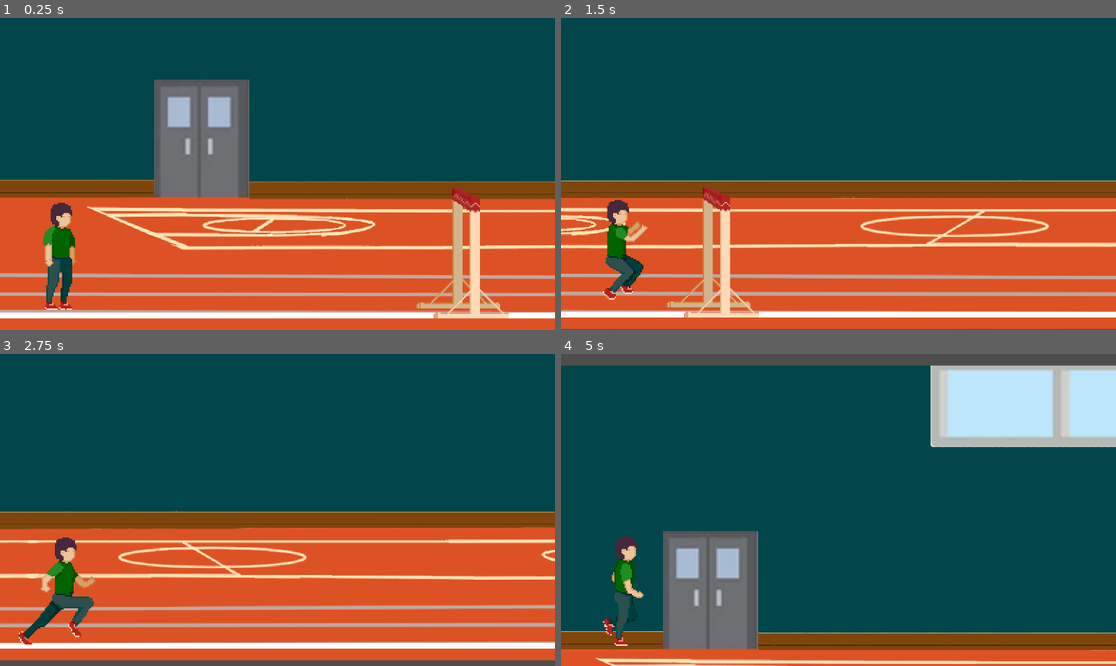
Above: before the commit, frames 1-4 (two rows, left to right).
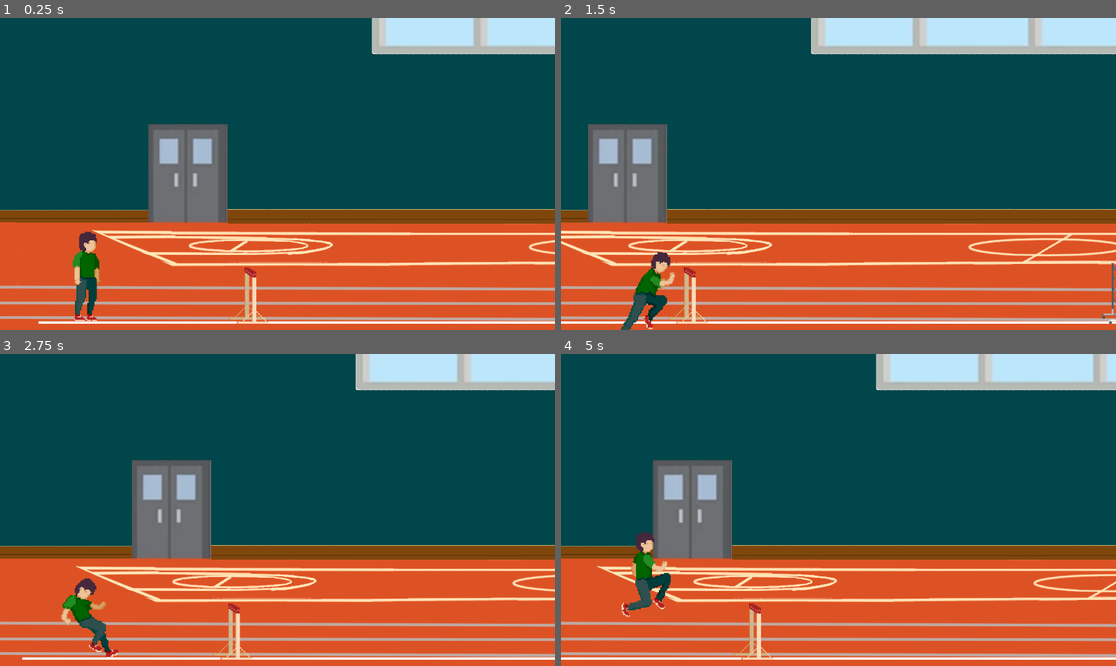
Above: after the commit, the same moments.

Repository: Warreign/fallen-champion
Game: Godot game, scene res://Scenes/game_scene.tscn
Two runs of this game, one before a commit and one after it. Both use one fixed random seed, a clock stepped at 60 frames per second and the inputs below.
Inputs (mouse positions are in pixels of both pictures, inside the frame that each line leads up to):
- Up to frame 1 (0.25 s): no input
- Up to frame 2 (1.5 s): tap Enter at 0.5 s; move the mouse to (960, 158) at 0.52 s; hold F (_regenerate_obstacles) 0.53-1.28 s; tap Space (jump) at 0.77, 1.07 s; tap S (slide) at 0.8, 1.35 s; move the mouse to (727, 189) at 1.27 s
- Up to frame 3 (2.75 s): tap Space (jump) at 1.52, 1.82 s; tap G (_die, bound only after the commit) at 1.55 s; move the mouse to (333, 441) at 2.02 s; hold G (_die, bound only after the commit) from 2.03 s (still down); tap T (_hit, bound only after the commit) at 2.3 s
- Up to frame 4 (5 s): move the mouse to (810, 572) at 2.77 s; release G (_die, bound only after the commit) at 2.78 s; tap T (_hit, bound only after the commit) at 2.85 s; tap Space (jump) at 3.02, 3.05, 3.32, 4.52, 4.82 s; move the mouse to (1005, 556) at 3.52 s; hold Space (jump) 3.53-4.28 s; tap F (_regenerate_obstacles) at 3.8, 4.35 s; move the mouse to (672, 463) at 4.27 s; tap S (slide) at 4.55 s

The runs differ from the first frame. In frame 1, 37% of the frame differs, in the area x 0-100%, y 0-98%; in frame 2, 39%; in frame 3, 37%; in frame 4, 53%, in the area x 0-100%, y 0-100%.

Commit message:
movement

Diff:
--- a/Objects/obstacle.gd
+++ b/Objects/obstacle.gd
@@ -28,6 +28,11 @@
 
 	collider_shape.size.y = COLLIDER_BASE_HEIGHT * height_scale
 
+func _on_body_entered(body: Node) -> void:
+	if body is Player:
+		(body as Player).hit(position.x)
+		print("Player hit")
+
 func _input(event: InputEvent) -> void:
 	if (event is InputEventKey) && !event.is_echo():
 		var key_event = event as InputEventKey
--- a/Objects/obstacle.tscn
+++ b/Objects/obstacle.tscn
@@ -6,7 +6,7 @@
 [sub_resource type="RectangleShape2D" id="RectangleShape2D_2p81s"]
 size = Vector2(19, 89.75)
 
-[node name="Area2D" type="Area2D"]
+[node name="Obstacle" type="Area2D"]
 script = ExtResource("1_2p81s")
 
 [node name="NinePatchRect" type="NinePatchRect" parent="."]
@@ -32,3 +32,5 @@
 [node name="CollisionShape2D" type="CollisionShape2D" parent="."]
 position = Vector2(2.5, -45.125)
 shape = SubResource("RectangleShape2D_2p81s")
+
+[connection signal="body_entered" from="." to="." method="_on_body_entered"]
--- a/Resources/player_animation.tres
+++ b/Resources/player_animation.tres
@@ -1,40 +1,90 @@
-[gd_resource type="SpriteFrames" load_steps=24 format=3 uid="uid://dyvvekwca6b61"]
+[gd_resource type="SpriteFrames" load_steps=38 format=3 uid="uid://dyvvekwca6b61"]
 
 [ext_resource type="Texture2D" uid="uid://c85ec7nb1b06v" path="res://Sprites/player_idle.png" id="1_874bh"]
 [ext_resource type="Texture2D" uid="uid://5e351h2p2274" path="res://Sprites/run1.png" id="1_dbcle"]
-[ext_resource type="Texture2D" uid="uid://bbxoot6hsltjn" path="res://Sprites/full jump.png" id="2_6nft1"]
-[ext_resource type="Texture2D" uid="uid://bmxfg7fnrkj2j" path="res://Sprites/slide.png" id="4_575c0"]
+[ext_resource type="Texture2D" uid="uid://btf170lmlgiro" path="res://Sprites/slime.png" id="1_yml24"]
+[ext_resource type="Texture2D" uid="uid://dvfoswdbi2b7l" path="res://Sprites/hit_fix.png" id="2_r63yl"]
+[ext_resource type="Texture2D" uid="uid://cybcodlullmmk" path="res://Sprites/slide_fixed.png" id="4_575c0"]
+[ext_resource type="Texture2D" uid="uid://c2tjktx3x3qdq" path="res://Sprites/jump_fix.png" id="4_r63yl"]
+
+[sub_resource type="AtlasTexture" id="AtlasTexture_7ow7k"]
+atlas = ExtResource("1_yml24")
+region = Rect2(0, 0, 74, 74)
+
+[sub_resource type="AtlasTexture" id="AtlasTexture_7dwl4"]
+atlas = ExtResource("1_yml24")
+region = Rect2(74, 0, 74, 74)
+
+[sub_resource type="AtlasTexture" id="AtlasTexture_nd2j8"]
+atlas = ExtResource("1_yml24")
+region = Rect2(148, 0, 74, 74)
+
+[sub_resource type="AtlasTexture" id="AtlasTexture_byvh4"]
+atlas = ExtResource("1_yml24")
+region = Rect2(222, 0, 74, 74)
+
+[sub_resource type="AtlasTexture" id="AtlasTexture_tx17p"]
+atlas = ExtResource("1_yml24")
+region = Rect2(296, 0, 74, 74)
+
+[sub_resource type="AtlasTexture" id="AtlasTexture_lq7mn"]
+atlas = ExtResource("1_yml24")
+region = Rect2(370, 0, 74, 74)
+
+[sub_resource type="AtlasTexture" id="AtlasTexture_xjfk0"]
+atlas = ExtResource("1_yml24")
+region = Rect2(444, 0, 74, 74)
+
+[sub_resource type="AtlasTexture" id="AtlasTexture_bfb8x"]
+atlas = ExtResource("2_r63yl")
+region = Rect2(0, 0, 65, 75)
+
+[sub_resource type="AtlasTexture" id="AtlasTexture_7ixha"]
+atlas = ExtResource("2_r63yl")
+region = Rect2(65, 0, 65, 75)
+
+[sub_resource type="AtlasTexture" id="AtlasTexture_5l812"]
+atlas = ExtResource("2_r63yl")
+region = Rect2(130, 0, 65, 75)
+
+[sub_resource type="AtlasTexture" id="AtlasTexture_63e87"]
+atlas = ExtResource("2_r63yl")
+region = Rect2(195, 0, 65, 75)
+
+[sub_resource type="AtlasTexture" id="AtlasTexture_y0v1i"]
+atlas = ExtResource("2_r63yl")
+region = Rect2(260, 0, 65, 75)
 
 [sub_resource type="AtlasTexture" id="AtlasTexture_ivme1"]
-atlas = ExtResource("2_6nft1")
+atlas = ExtResource("4_r63yl")
 region = Rect2(0, 0, 54, 76)
 
 [sub_resource type="AtlasTexture" id="AtlasTexture_o0nol"]
-atlas = ExtResource("2_6nft1")
+atlas = ExtResource("4_r63yl")
 region = Rect2(54, 0, 54, 76)
 
 [sub_resource type="AtlasTexture" id="AtlasTexture_hh7tp"]
-atlas = ExtResource("2_6nft1")
+atlas = ExtResource("4_r63yl")
 region = Rect2(108, 0, 54, 76)
 
 [sub_resource type="AtlasTexture" id="AtlasTexture_0vrwn"]
-atlas = ExtResource("2_6nft1")
+atlas = ExtResource("4_r63yl")
 region = Rect2(162, 0, 54, 76)
 
 [sub_resource type="AtlasTexture" id="AtlasTexture_luxjq"]
-atlas = ExtResource("2_6nft1")
+atlas = ExtResource("4_r63yl")
 region = Rect2(216, 0, 54, 76)
 
 [sub_resource type="AtlasTexture" id="AtlasTexture_bi3ck"]
-atlas = ExtResource("2_6nft1")
+atlas = ExtResource("4_r63yl")
 region = Rect2(270, 0, 54, 76)
 
 [sub_resource type="AtlasTexture" id="AtlasTexture_yovi2"]
-atlas = ExtResource("2_6nft1")
+atlas = ExtResource("4_r63yl")
 region = Rect2(324, 0, 54, 76)
 
 [sub_resource type="AtlasTexture" id="AtlasTexture_4eql8"]
-atlas = ExtResource("2_6nft1")
+atlas = ExtResource("4_r63yl")
 region = Rect2(378, 0, 54, 76)
 
 [sub_resource type="AtlasTexture" id="AtlasTexture_874bh"]
@@ -85,6 +135,52 @@
 animations = [{
 "frames": [{
 "duration": 1.0,
+"texture": SubResource("AtlasTexture_7ow7k")
+}, {
+"duration": 1.0,
+"texture": SubResource("AtlasTexture_7dwl4")
+}, {
+"duration": 1.0,
+"texture": SubResource("AtlasTexture_nd2j8")
+}, {
+"duration": 1.0,
+"texture": SubResource("AtlasTexture_byvh4")
+}, {
+"duration": 1.0,
+"texture": SubResource("AtlasTexture_tx17p")
+}, {
+"duration": 1.0,
+"texture": SubResource("AtlasTexture_lq7mn")
+}, {
+"duration": 1.0,
+"texture": SubResource("AtlasTexture_xjfk0")
+}],
+"loop": false,
+"name": &"die",
+"speed": 5.0
+}, {
+"frames": [{
+"duration": 1.0,
+"texture": SubResource("AtlasTexture_bfb8x")
+}, {
+"duration": 1.0,
+"texture": SubResource("AtlasTexture_7ixha")
+}, {
+"duration": 1.0,
+"texture": SubResource("AtlasTexture_5l812")
+}, {
+"duration": 1.0,
+"texture": SubResource("AtlasTexture_63e87")
+}, {
+"duration": 1.0,
+"texture": SubResource("AtlasTexture_y0v1i")
+}],
+"loop": false,
+"name": &"hit",
+"speed": 5.0
+}, {
+"frames": [{
+"duration": 1.0,
 "texture": ExtResource("1_874bh")
 }],
 "loop": true,
@@ -116,9 +212,9 @@
 "duration": 1.0,
 "texture": SubResource("AtlasTexture_4eql8")
 }],
-"loop": true,
+"loop": false,
 "name": &"jump",
-"speed": 5.0
+"speed": 7.0
 }, {
 "frames": [{
 "duration": 1.0,
--- a/Scenes/Player.tscn
+++ b/Scenes/Player.tscn
@@ -11,10 +11,7 @@
 script = ExtResource("1_v0iea")
 
 [node name="SlideTimer" type="Timer" parent="."]
-
-[node name="Camera2D" type="Camera2D" parent="."]
-position = Vector2(152, -56)
-zoom = Vector2(3, 3)
+one_shot = true
 
 [node name="Colca" type="CollisionShape2D" parent="."]
 position = Vector2(2, 0)
@@ -23,7 +20,17 @@
 [node name="AnimatedSprite" type="AnimatedSprite2D" parent="."]
 texture_filter = 1
 sprite_frames = ExtResource("2_kyqiw")
-animation = &"slide"
+animation = &"idle"
 autoplay = "idle"
 
+[node name="DieTimer" type="Timer" parent="."]
+one_shot = true
+
+[node name="HitTimer" type="Timer" parent="."]
+one_shot = true
+
+[node name="RemoteTransform2D" type="RemoteTransform2D" parent="."]
+
 [connection signal="timeout" from="SlideTimer" to="." method="_on_slide_timer_timeout"]
+[connection signal="timeout" from="DieTimer" to="." method="_on_die_timer_timeout"]
+[connection signal="timeout" from="HitTimer" to="." method="_on_hit_timer_timeout"]
--- a/Scenes/game_scene.tscn
+++ b/Scenes/game_scene.tscn
@@ -1,30 +1,48 @@
-[gd_scene load_steps=5 format=3 uid="uid://daxtebvligaff"]
+[gd_scene load_steps=5 format=3 uid="uid://c2ikv7lfbgvcw"]
 
 [ext_resource type="Script" uid="uid://bdflb3h8il1is" path="res://Scripts/game_controller.gd" id="1_x87qo"]
-[ext_resource type="Texture2D" uid="uid://5y800xddxrgm" path="res://Sprites/Placeholder/background.png" id="2_b6fju"]
-[ext_resource type="PackedScene" uid="uid://g1bw1hw50xsn" path="res://Scenes/obstacle_section.tscn" id="3_fiftr"]
+[ext_resource type="Texture2D" uid="uid://dl661vkd7mhqu" path="res://Sprites/background_fix.png" id="2_fiftr"]
+[ext_resource type="PackedScene" uid="uid://cngshysy2n2f3" path="res://Scenes/obstacle_section.tscn" id="3_fiftr"]
 [ext_resource type="PackedScene" uid="uid://duv3je0tdmyqo" path="res://Scenes/Player.tscn" id="4_1ixah"]
 
 [node name="GameScene" type="Node2D"]
 script = ExtResource("1_x87qo")
 
 [node name="Background" type="Node2D" parent="."]
-position = Vector2(-908, 192)
-scale = Vector2(0.4, 0.4)
+position = Vector2(1484, -56)
 
 [node name="Gym" type="Parallax2D" parent="Background"]
 texture_filter = 1
-scroll_offset = Vector2(3072, 0)
+scale = Vector2(1.00051, 1)
 repeat_size = Vector2(3072, 0)
 repeat_times = 3
 
 [node name="Gym" type="Sprite2D" parent="Background/Gym"]
 texture_filter = 1
 texture_repeat = 3
-texture = ExtResource("2_b6fju")
+texture = ExtResource("2_fiftr")
 
 [node name="ObstacleSection" parent="." instance=ExtResource("3_fiftr")]
-position = Vector2(-1536, 324)
+position = Vector2(-8, 280)
+scale = Vector2(1.3, 1.3)
 
 [node name="Player" parent="." instance=ExtResource("4_1ixah")]
-position = Vector2(-1480, 284)
+position = Vector2(88, 184)
+scale = Vector2(2.5, 2.5)
+SPEED = 500.0
+
+[node name="RemoteTransform2D" parent="Player" index="5"]
+remote_path = NodePath("../../Camera2D")
+
+[node name="Camera2D" type="Camera2D" parent="."]
+texture_filter = 2
+position = Vector2(88, 184)
+scale = Vector2(2.5, 2.5)
+offset = Vector2(400, -200)
+limit_top = -150
+limit_bottom = 0
+drag_vertical_enabled = true
+drag_top_margin = 0.4
+drag_bottom_margin = 0.05
+
+[editable path="Player"]
--- a/Scenes/obstacle_section.gd
+++ b/Scenes/obstacle_section.gd
@@ -8,32 +8,28 @@
 	HARD
 }
 
-@export var obstacles: Array[PackedScene]
+@export var obstacle_scenes: Array[PackedScene]
+var obstacle_instances: Array[Obstacle] = []
 
 @export var DIFFICULTY : Difficulty
 
-@export var OBSTACLE_COUNT: int = 5
+@export var OBSTACLE_COUNT: int = 10
 @export var SECTION_WIDTH: float = 2000.0
 
 # @onready var floor_collider_shape: WorldBoundaryShape2D = $Floor/CollisionShape2D.shape
 @onready var FLOOR_HEIGHT: float = $Floor/CollisionShape2D.shape.distance
 
-func generate_obstacles( ):
-	# This function will be called to generate obstacles based on the difficulty level.
-	# for i in range(OBSTACLE_COUNT):
-		# var obstacle = obstacles[DIFFICULTY].instance()
+func generate_start(player_pos: float):
+	return 0
 
-		# var obstacle = obstacles[randi() % obstacles.size()].instantiate()
-		# add_child(obstacle)
-		# obstacle.position.x = randf_range(0, SECTION_WIDTH)
-		# obstacle.position.y = floor_height
-		# obstacle.scale = Vector2(1, 1)
-		# obstacle.connect("body_entered", self, "_on_obstacle_body_entered")
-		# obstacle.connect("body_exited", self, "_on_obstacle_body_exited")
+func update_obstacles(left : float, right: float) -> void:
+	for obs in obstacle_instances:
+		if obs.position.x < left:
+			obs.que
 	pass
 
 func _input(event: InputEvent) -> void:
 	if event.is_action_pressed("_regenerate_obstacles"):
-		generate_obstacles()
-		print("Regenerating obstacles")
+		# generate_obstacles()
+		print("Regenerating obstacle_scenes")
 		pass
--- a/Scenes/obstacle_section.tscn
+++ b/Scenes/obstacle_section.tscn
@@ -8,10 +8,9 @@
 
 [node name="ObstacleSection" type="Node2D"]
 script = ExtResource("1_tycbi")
-obstacles = Array[PackedScene]([ExtResource("3_3v0ac"), ExtResource("3_rucf3")])
 
 [node name="DebugLine" type="ColorRect" parent="."]
-offset_right = 2000.0
+offset_right = 3000.0
 offset_bottom = 4.0
 
 [node name="Floor" type="StaticBody2D" parent="."]
@@ -21,3 +20,12 @@
 
 [node name="RedObstacle" parent="." instance=ExtResource("3_3v0ac")]
 position = Vector2(336, 4)
+
+[node name="MetalObstacle" parent="." instance=ExtResource("3_rucf3")]
+position = Vector2(1020, 4)
+
+[node name="MetalObstacle2" parent="." instance=ExtResource("3_rucf3")]
+position = Vector2(1540, 4)
+
+[node name="MetalObstacle3" parent="." instance=ExtResource("3_rucf3")]
+position = Vector2(2056, 4)
--- a/Scripts/game_controller.gd
+++ b/Scripts/game_controller.gd
@@ -3,8 +3,15 @@
 extends Node2D
 
 func generate_obstacles() -> void:
-    $Player.get_viewport_rect()
-    return
+	return
 
 func _process(delta: float) -> void:
-    pass
+	# print($Player.get_viewport_size())
+	# print($Player.get_viewport_rect())
+	# print($Player.position)
+
+	# print(str($Player.get_viewport_edge_left()) + " | " + str($Player.position.x) + " | " + str($Player/Camera2D.get_screen_center_position().x) + " | " + str($Player/Camera2D.get_global_mouse_position().x) + " | " + str($Player.get_viewport_edge_right()))
+	pass
+
+func _physics_process(delta: float) -> void:
+	pass
--- a/Scripts/player.gd
+++ b/Scripts/player.gd
@@ -3,10 +3,17 @@
 extends CharacterBody2D
 
 @export var SPEED = 300.0
-@export var JUMP_VELOCITY = -400.0
+@export var JUMP_VELOCITY = -600.0
 @export var SCALE_SPEED = 3.0
+
+var direction := 1
+
 @export var is_running = false
-var shrank = false
+var is_shrank := false
+var is_dying := false
+var is_midair := false
+var is_falling := false
+var is_jumping := false
 
 var original_height
 var target_height
@@ -18,59 +25,110 @@
 @onready var animated_sprite: AnimatedSprite2D = $AnimatedSprite
 @onready var shape: CapsuleShape2D = $Colca.shape
 
+func get_viewport_edge_left():
+	return $Camera2D.get_screen_center_position().x - ($Camera2D.get_viewport_rect().size.x / $Camera2D.get_zoom().x ) / 2
+
+func get_viewport_edge_right():
+	return $Camera2D.get_screen_center_position().x + $Camera2D.get_viewport_rect().size.x / $Camera2D.get_zoom().x / 2
+
+func hit(position_x: float):
+	is_falling = true
+	direction = -1
+	animated_sprite.play("hit")
+	$HitTimer.start()
+	print("Hit obstacle")
+
+func die():
+	animated_sprite.play("die")
+	is_dying = true
+	$DieTimer.start()
 
 func _ready() -> void:
 	original_scale = $Colca.scale
 	target_scale = Vector2(original_scale.x, original_scale.y / 2)
 	original_height = shape.height
-	target_height = original_height
+	target_height = original_height / 2
 	animated_sprite.play("idle")
 
+func _process(delta: float) -> void:
+	# print(get_gravity())
+	pass
 
 func _physics_process(delta: float) -> void:
 	# Add the gravity.
+
 	if not is_on_floor():
-		velocity += get_gravity() * delta * (2 if shrank else 1)
+		velocity += get_gravity() * delta * (2 if is_shrank else 1)
 
-	if shrank:
+	if is_shrank:
 		# $Colca.scale = $Colca.scale.lerp(target_scale, SCALE_SPEED*delta)
 		shape.height = lerp(shape.height, target_height, SCALE_SPEED * delta)
 		# shape.height = $Colca.scale.y * 2
 
+	if is_dying or is_falling:
+		curr_speed = lerp(curr_speed, 0.0, SCALE_SPEED * delta)
+
 	# Get the input direction and handle the movement/deceleration.
 	# As good practice, you should replace UI actions with custom gameplay actions.
-	var direction := 1
-	if direction:
-		velocity.x = direction * curr_speed
-	# else:
-	# 	velocity.x = move_toward(velocity.x, 0, curr_speed)
+	velocity.x = direction * curr_speed
 
 	if is_running:
 		move_and_slide()
 
+	if is_on_floor():
+		if is_midair:
+			print("landed")
+			animated_sprite.play("running")
+		is_midair = false
+
+
+func _on_die_timer_timeout() -> void:
+	is_running = false
+	is_dying = false
 
 func _on_slide_timer_timeout() -> void:
-	shrank = false
+	is_shrank = false
 	# $Colca.scale = original_scale
 	shape.height = original_height
 	curr_speed = SPEED
 	animated_sprite.play("running")
 
+func _on_hit_timer_timeout() -> void:
+	direction = 1;
+	animated_sprite.play("idle")
+	is_running = false
+	is_falling = false;
+	print("Fell")
 
 func _input(event: InputEvent) -> void:
-	if !is_running && event.is_action_pressed("run"):
+	if !is_running and event.is_action_pressed("run"):
+		curr_speed = SPEED
 		animated_sprite.play("running")
 		is_running = true
 
 
-	if event.is_action_pressed("slide") and is_on_floor() and not shrank:
+	if is_running and event.is_action_pressed("slide") and is_on_floor() and not is_shrank:
 		# curr_speed = SPEED * 1.5
-		shrank = true
+		is_shrank = true
 		$SlideTimer.start()
 		animated_sprite.play("slide")
 		# original_scale = scale
 
 	# Handle jump.
-	if event.is_action_pressed("jump") and is_on_floor():
-		animated_sprite.play("jump")
-		velocity.y = JUMP_VELOCITY
+	if event.is_action_pressed("jump"):
+		is_jumping = true
+		if is_running and is_on_floor():
+			print("jumped")
+			animated_sprite.play("jump")
+			is_midair = true
+			velocity.y = JUMP_VELOCITY
+
+	if event.is_action_released("jump"):
+		is_jumping = false
+
+	if event.is_action_pressed("_die"):
+		die()
+
+	if event.is_action_pressed("_hit"):
+		print("Hit action")
+		hit(position.x)
--- a/project.godot
+++ b/project.godot
@@ -11,7 +11,7 @@
 [application]
 
 config/name="fallen-champion"
-run/main_scene="uid://daxtebvligaff"
+run/main_scene="uid://c2ikv7lfbgvcw"
 config/features=PackedStringArray("4.4", "Forward Plus")
 config/icon="res://icon.svg"
 
@@ -37,3 +37,13 @@
 "events": [Object(InputEventKey,"resource_local_to_scene":false,"resource_name":"","device":-1,"window_id":0,"alt_press …(191 unchanged characters)…
 ]
 }
+_die={
+"deadzone": 0.2,
+"events": [Object(InputEventKey,"resource_local_to_scene":false,"resource_name":"","device":-1,"window_id":0,"alt_pressed":false,"shift_pressed":false,"ctrl_pressed":false,"meta_pressed":false,"pressed":false,"keycode":0,"physical_keycode":71,"key_label":0,"unicode":103,"location":0,"echo":false,"script":null)
+]
+}
+_hit={
+"deadzone": 0.2,
+"events": [Object(InputEventKey,"resource_local_to_scene":false,"resource_name":"","device":-1,"window_id":0,"alt_pressed":false,"shift_pressed":false,"ctrl_pressed":false,"meta_pressed":false,"pressed":false,"keycode":0,"physical_keycode":84,"key_label":0,"unicode":116,"location":0,"echo":false,"script":null)
+]
+}
Not shown: 1 places in Scenes/obstacle_section.tscn that only renumber resources
Binary file added: Scripts/kozel_obstacle.png
Not shown, added: Scripts/kozel_obstacle.png.import
Binary file added: Sprites/background_fix.png
Not shown, added: Sprites/background_fix.png.import
Binary file added: Sprites/hit.png
Not shown, added: Sprites/hit.png.import
Binary file added: Sprites/hit_fix.png
Not shown, added: Sprites/hit_fix.png.import
Binary file added: Sprites/icon.png
Not shown, added: Sprites/icon.png.import
Binary file added: Sprites/jump_fix.png
(and 8 more such lines)
